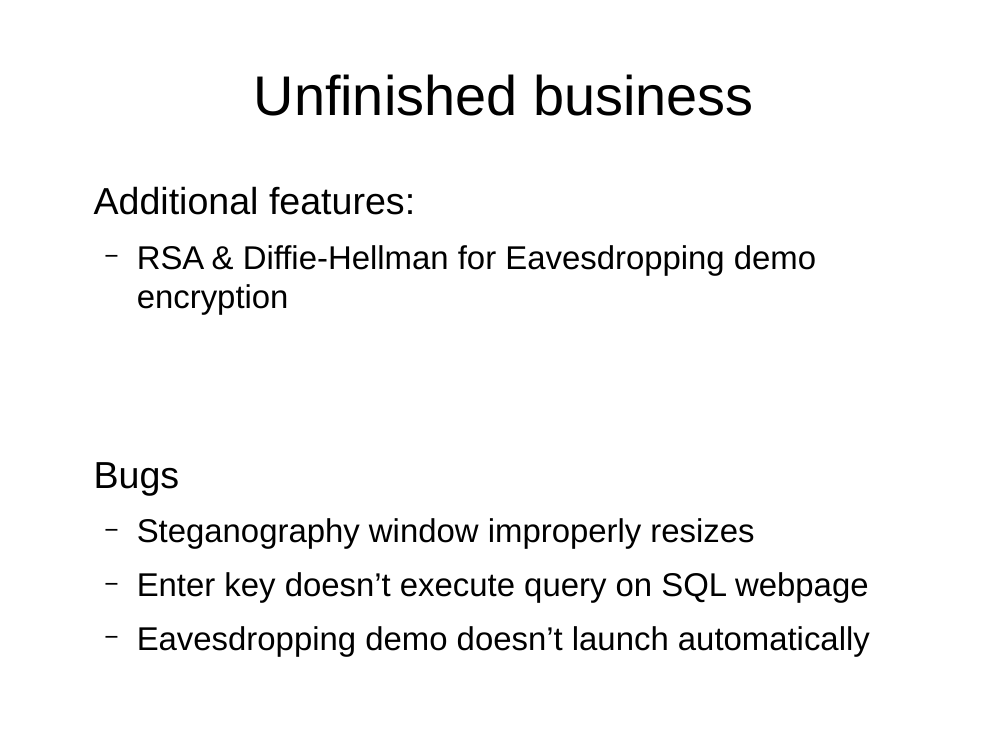
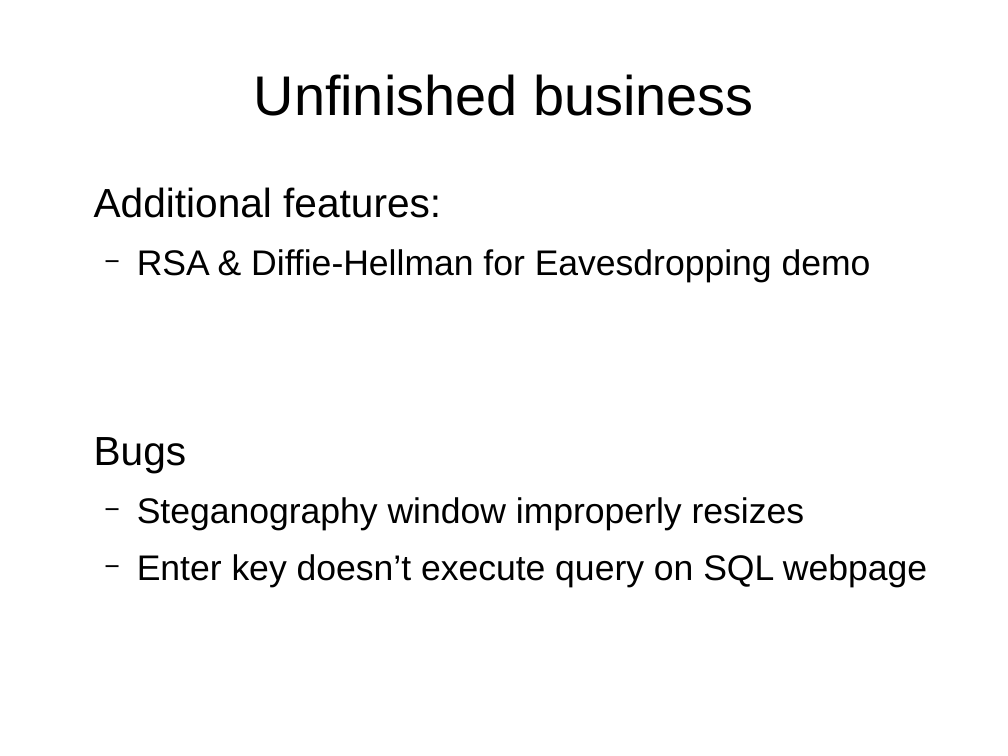
Before and after one commit to nzimm/toolkit, a slide deck: slide 7 of Presentation.odp. Drawn at 1008x756 pixels with LibreOffice and Linux fonts; fonts in the diff are those of the drawing. Boxes give left, top, right and bottom in pixels: in the first picture for what was removed or moved away, otherwise in the second. Text is boxed around its words. In the diff, an @@ line names an element or a change of style, - is before the commit and + after.

```diff
--- a/Presentation.odp
+++ b/Presentation.odp
@@ text at <box>94,187,927,587</box>: size 29.6 to 32 pt in "Additional features:", "Bugs"; size 25.9 to 28 pt in "Steganography window improperly resizes", "Enter key doesn’t execute query on SQL ..." @@
@@ text at <box>137,249,871,282</box>: text changed; size 25.9 to 28 pt @@
-  − RSA & Diffie-Hellman for Eavesdropping demo encryption
+  − RSA & Diffie-Hellman for Eavesdropping demo
@@ text at <box>137,626,870,657</box>: paragraph removed @@
-  − Eavesdropping demo doesn’t launch automatically
```
Also in this commit, not shown: 2 other files.
